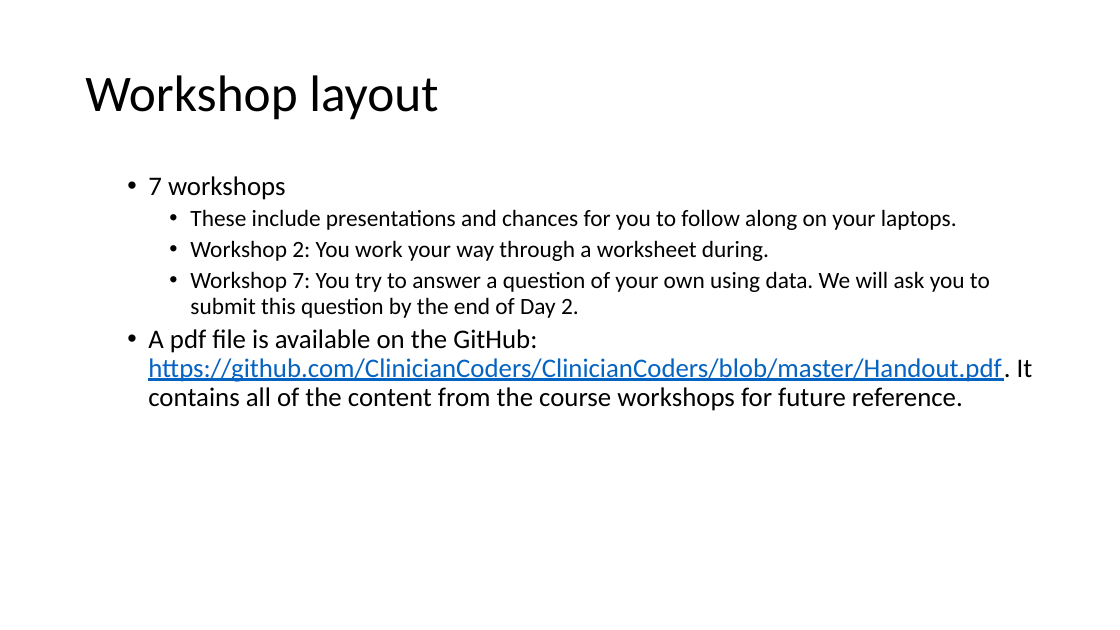
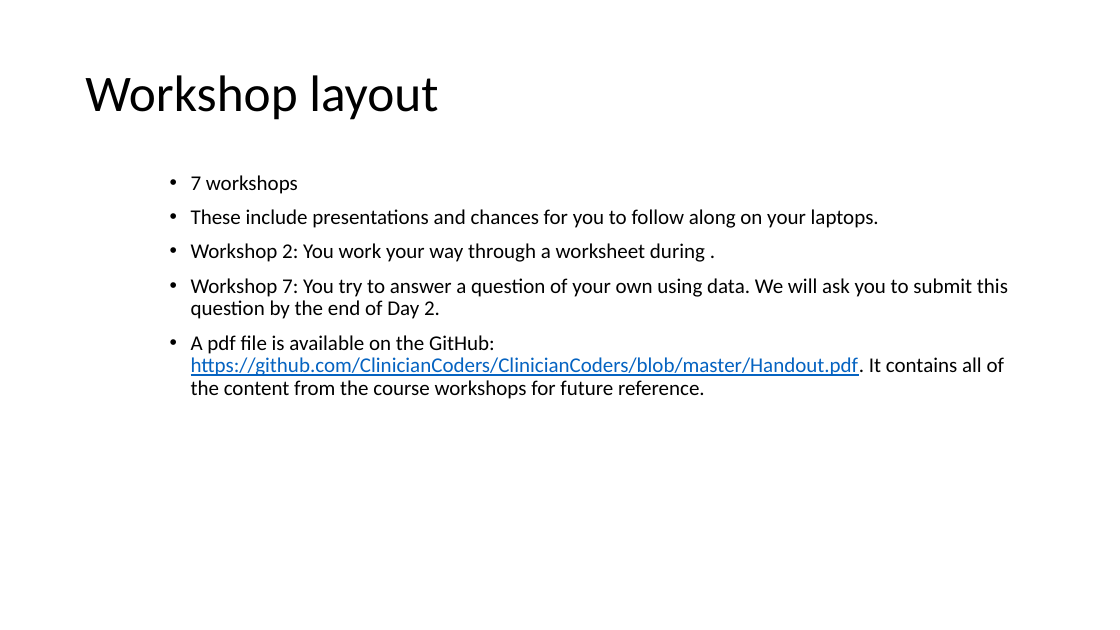
Before and after one commit to ClinicianCoders/ClinicianCoders, a slide deck: slide 8 of Workshops/WelcomePresentation_inperson.pptx. Drawn at 1120x630 pixels with LibreOffice and Linux fonts; fonts in the diff are those of the drawing. Boxes give left, top, right and bottom in pixels: in the first picture for what was removed or moved away, otherwise in the second. Text is boxed around its words. In the diff, an @@ line names an element or a change of style, - is before the commit and + after.

Commit message:
Update course schedule displayed on WelcomePresentation

```diff
--- a/Workshops/WelcomePresentation_inperson.pptx
+++ b/Workshops/WelcomePresentation_inperson.pptx
@@ text at (x1=191, y1=175, x2=1008, y2=399): size 23 to 18 pt in "7 workshops", "A pdf file is available on the ..."; size 20 to 18 pt in "These include presentations and chances for you ...", "Workshop 7: You try to answer a ..."; list level 2 to 1 in "7 workshops"; list level 3 to 1 in "These include presentations and chances ..."; list level 3 to 1 in "Workshop 7: You try to ..."; list level 2 to 1 in "A pdf file is available ..." @@
@@ text at (x1=191, y1=243, x2=705, y2=262): text changed; size 20 to 18 pt @@
-    • Workshop 2: You work your way through a worksheet during.
+• Workshop 2: You work your way through a worksheet during .
```
Also in this commit, not shown: 6 other slides changed.
